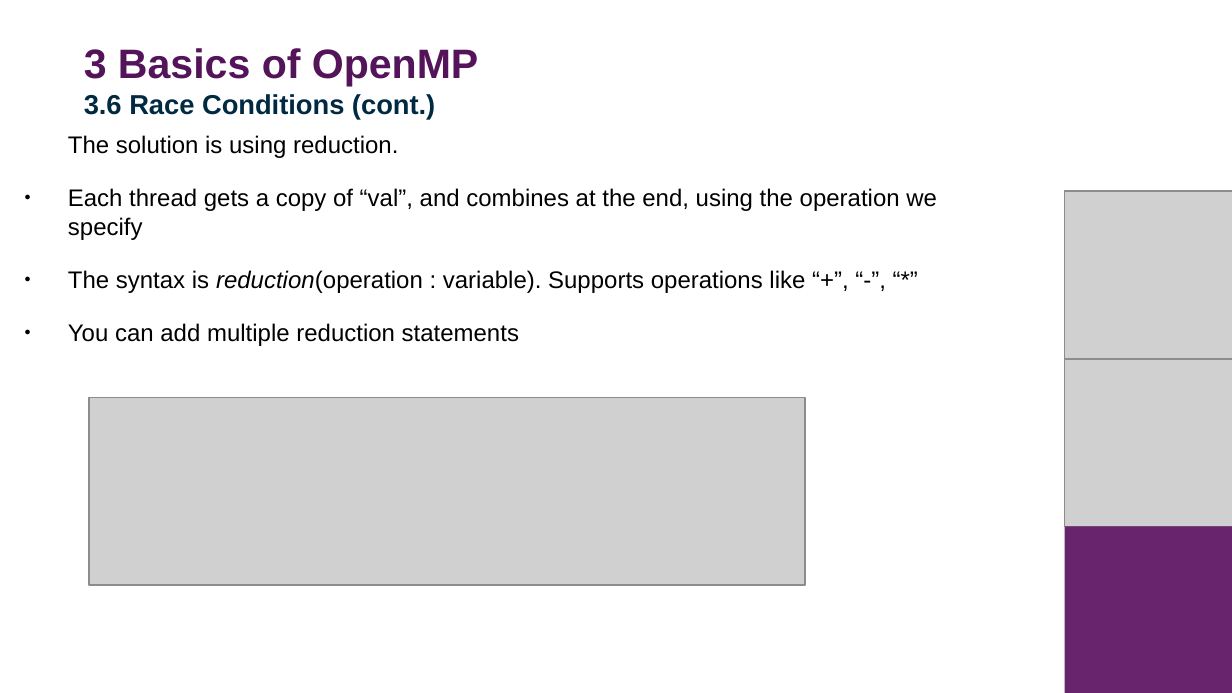
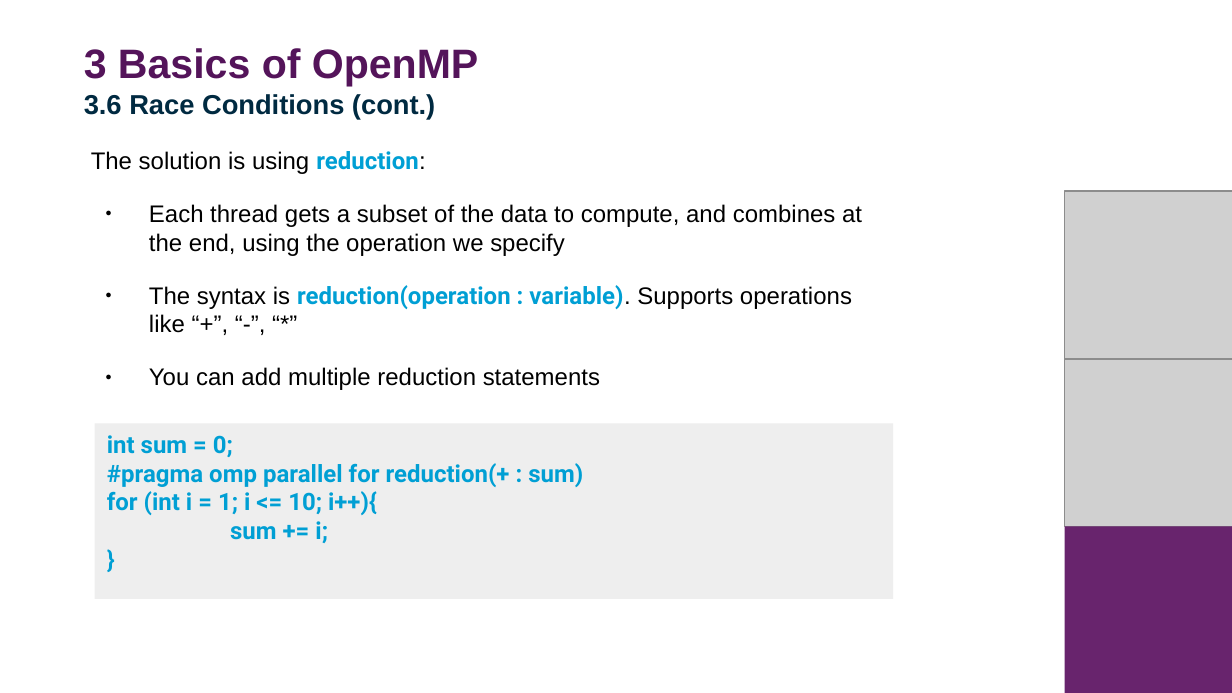
Before and after one commit to DurhamARC-Training/BasicParallelProgramming, a slide deck: slide 70 of OpenMPMPIShortCourse_Winter2025.odp. Drawn at 1232x693 pixels with LibreOffice and Linux fonts; fonts in the diff are those of the drawing; grey boxes stand for pictures; background and template pictures are left out. Boxes give left, top, right and bottom in pixels: in the first picture for what was removed or moved away, otherwise in the second. Text is boxed around its words. In the diff, an @@ line names an element or a change of style, - is before the commit and + after.

Commit message:
finishing scheduling example and OpenMP slides

```diff
--- a/OpenMPMPIShortCourse_Winter2025.odp
+++ b/OpenMPMPIShortCourse_Winter2025.odp
@@ text "The solution is using reduction:": place and size @@
-text "The solution is using reduction:" at (68, 135, 937, 346)
+text "The solution is using reduction:" at (91, 151, 862, 390)
@@ text at (91, 151, 862, 256): text changed @@
-The solution is using reduction.
-● Each thread gets a copy of “val”, and combines at the end, using the operation we specify
+The solution is using reduction:
+● Each thread gets a subset of the data to compute, and combines at the end, using the operation we specify
@@ text at (149, 285, 852, 333): font Arial to Roboto, text colour #000000 to #009FD4, bold on in "reduction(operation : variable)."; italic off in "reduction(operation" @@
@@ picture removed at (89, 398, 804, 585) @@
@@ rectangle added at (95, 424, 893, 599), fill #EEEEEE, 14 pt, text #009FD4, bold @@
+int sum = 0;
+#pragma omp parallel for reduction(+ : sum)
+for (int i = 1; i <= 10; i++){
+sum += i;
+}
```
Also in this commit, not shown: 15 other slides changed, 6 slides added, 2 slides removed, 2 other files.
